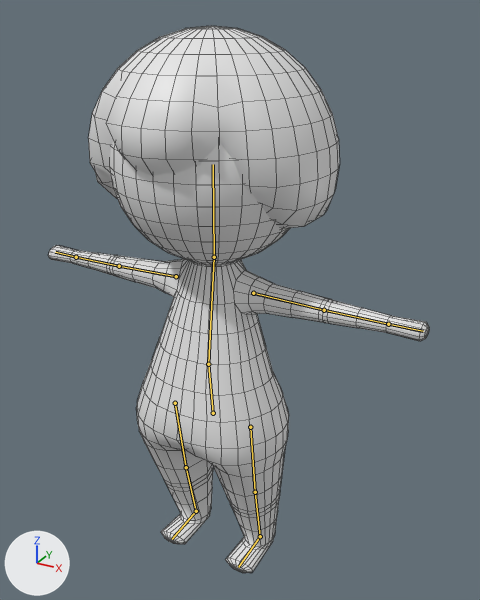
Renders of the Blender file Assets/models/npc/npc1.blend from each side of a commit.
Before and after are seen from a 50 mm camera at (3.34, -5.42, 4.2) aimed at (-0.18, 0.99, 0.99). Every picture has the same lights, and +X, +Y and +Z are marked at lower left. The bones that bend it are drawn over the model as lines. Mesh edges are drawn as thin lines.
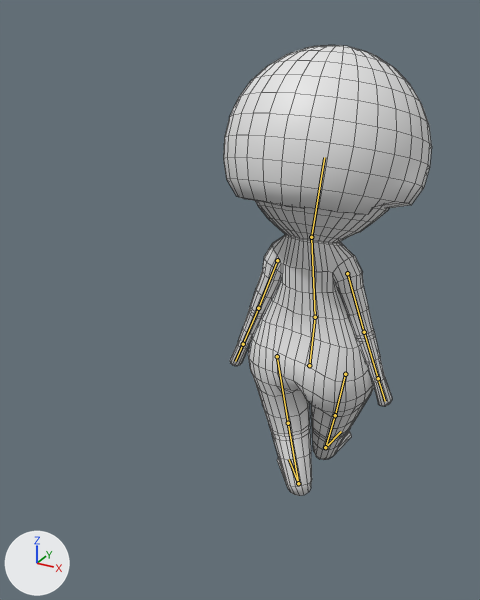
The newer file adds an action. The first version stands in its rest pose; the second is drawn at frame 40 of the action 'turn_around'.

Where the change shows, as pixel boxes [x1, y1, x2, y2] in the pictures (480 x 600 px):
'Cylinder', posed
    before: [48, 140, 429, 573]
    after: [230, 201, 392, 496]
'Cube', posed
    before: [88, 26, 340, 263]
    after: [223, 45, 432, 215]
bone 'Back.Lower', root to tip
    before: (213, 413) to (208, 364)
    after: (309, 365) to (315, 317)
bone 'Back.Upper', root to tip
    before: (208, 364) to (214, 257)
    after: (315, 317) to (311, 237)
bone 'Head', root to tip
    before: (214, 257) to (213, 164)
    after: (311, 237) to (324, 157)
bone 'Arm.Upper.L', root to tip
    before: (253, 293) to (324, 310)
    after: (277, 260) to (258, 308)
bone 'Arm.Upper.R', root to tip
    before: (176, 276) to (119, 266)
    after: (347, 273) to (364, 332)
bone 'Leg.Upper.L', root to tip
    before: (250, 427) to (255, 492)
    after: (277, 356) to (288, 423)
bone 'Leg.Lower.L', root to tip
    before: (255, 492) to (260, 536)
    after: (288, 423) to (298, 483)
bone 'Leg.Foot.L', root to tip
    before: (260, 536) to (238, 567)
    after: (298, 483) to (289, 459)
bone 'Leg.Upper.R', root to tip
    before: (175, 403) to (186, 467)
    after: (345, 374) to (335, 415)
bone 'Leg.Foot.R', root to tip
    before: (196, 511) to (172, 539)
    after: (325, 447) to (341, 431)

The change, as a diff of the scene's bpy script:
```diff
--- a/Assets/models/npc/npc1.blend.py
+++ b/Assets/models/npc/npc1.blend.py
@@ bone_back_lower @@
 bone_back_lower = bpy.data.objects['Armature'].pose.bones['Back.Lower']
-bone_back_lower.location = (0.0, 0.0, 0.0)
-bone_back_lower.rotation_quaternion = (1.0, 0.0, 0.0, 0.0)  # degrees (0, 0, 0)
+bone_back_lower.location = (0.406, -0.373, -1.79)
+bone_back_lower.rotation_quaternion = (0.0, 0.0, 0.991, -0.136)  # degrees (16, -180, 0)
@@ bone_back_upper @@
 bone_back_upper = bpy.data.objects['Armature'].pose.bones['Back.Upper']  # child of 'Back.Lower'
-bone_back_upper.rotation_quaternion = (1.0, 0.0, 0.0, 0.0)  # degrees (0, 0, 0)
+bone_back_upper.rotation_quaternion = (0.998, -0.056, 0.0, 0.0)  # degrees (-6, 0, 0)
@@ bone_head @@
 bone_head = bpy.data.objects['Armature'].pose.bones['Head']  # child of 'Back.Upper'
-bone_head.rotation_quaternion = (1.0, 0.0, 0.0, 0.0)  # degrees (0, 0, 0)
+bone_head.rotation_quaternion = (0.982, 0.188, 0.0, 0.0)  # degrees (22, 0, 0)
@@ bone_arm_upper_l @@
 bone_arm_upper_l = bpy.data.objects['Armature'].pose.bones['Arm.Upper.L']  # child of 'Back.Upper'
-bone_arm_upper_l.location = (0.0, 0.0, 0.0)
-bone_arm_upper_l.rotation_quaternion = (1.0, 0.0, 0.0, 0.0)  # degrees (0, 0, 0)
+bone_arm_upper_l.location = (0.099, 0.002, -0.006)
+bone_arm_upper_l.rotation_quaternion = (0.826, -0.036, -0.001, -0.562)  # degrees (-3, -2, -68)
@@ bone_arm_upper_r @@
 bone_arm_upper_r = bpy.data.objects['Armature'].pose.bones['Arm.Upper.R']  # child of 'Back.Upper'
-bone_arm_upper_r.location = (0.0, 0.0, 0.0)
-bone_arm_upper_r.rotation_quaternion = (1.0, 0.0, 0.0, 0.0)  # degrees (0, 0, 0)
+bone_arm_upper_r.location = (-0.099, 0.002, -0.006)
+bone_arm_upper_r.rotation_quaternion = (0.826, -0.036, 0.001, 0.563)  # degrees (-3, 2, 69)
@@ bone_leg_upper_l @@
 bone_leg_upper_l = bpy.data.objects['Armature'].pose.bones['Leg.Upper.L']  # child of 'Back.Lower'
-bone_leg_upper_l.rotation_quaternion = (1.0, 0.0, 0.0, 0.0)  # degrees (0, 0, 0)
+bone_leg_upper_l.rotation_quaternion = (0.961, 0.053, -0.245, -0.116)  # degrees (10, -27, -16)
@@ bone_leg_lower_l @@
 bone_leg_lower_l = bpy.data.objects['Armature'].pose.bones['Leg.Lower.L']  # child of 'Leg.Upper.L'
-bone_leg_lower_l.rotation_quaternion = (1.0, 0.0, 0.0, 0.0)  # degrees (0, 0, 0)
+bone_leg_lower_l.rotation_quaternion = (0.982, -0.001, -0.006, -0.189)  # degrees (0, -1, -22)
@@ bone_leg_foot_l @@
 bone_leg_foot_l = bpy.data.objects['Armature'].pose.bones['Leg.Foot.L']  # child of 'Leg.Lower.L'
-bone_leg_foot_l.rotation_quaternion = (1.0, 0.0, 0.0, 0.0)  # degrees (0, 0, 0)
+bone_leg_foot_l.rotation_quaternion = (0.975, 0.189, 0.079, 0.084)  # degrees (23, 7, 11)
@@ bone_leg_upper_r @@
 bone_leg_upper_r = bpy.data.objects['Armature'].pose.bones['Leg.Upper.R']  # child of 'Back.Lower'
-bone_leg_upper_r.rotation_quaternion = (1.0, 0.0, 0.0, 0.0)  # degrees (0, 0, 0)
+bone_leg_upper_r.rotation_quaternion = (0.953, 0.268, 0.052, 0.127)  # degrees (32, 2, 16)
@@ bone_leg_foot_r @@
 bone_leg_foot_r = bpy.data.objects['Armature'].pose.bones['Leg.Foot.R']  # child of 'Leg.Lower.R'
-bone_leg_foot_r.rotation_quaternion = (1.0, 0.0, 0.0, 0.0)  # degrees (0, 0, 0)
+bone_leg_foot_r.rotation_quaternion = (0.965, -0.261, -0.03, 0.011)  # degrees (-30, -3, 2)
```
